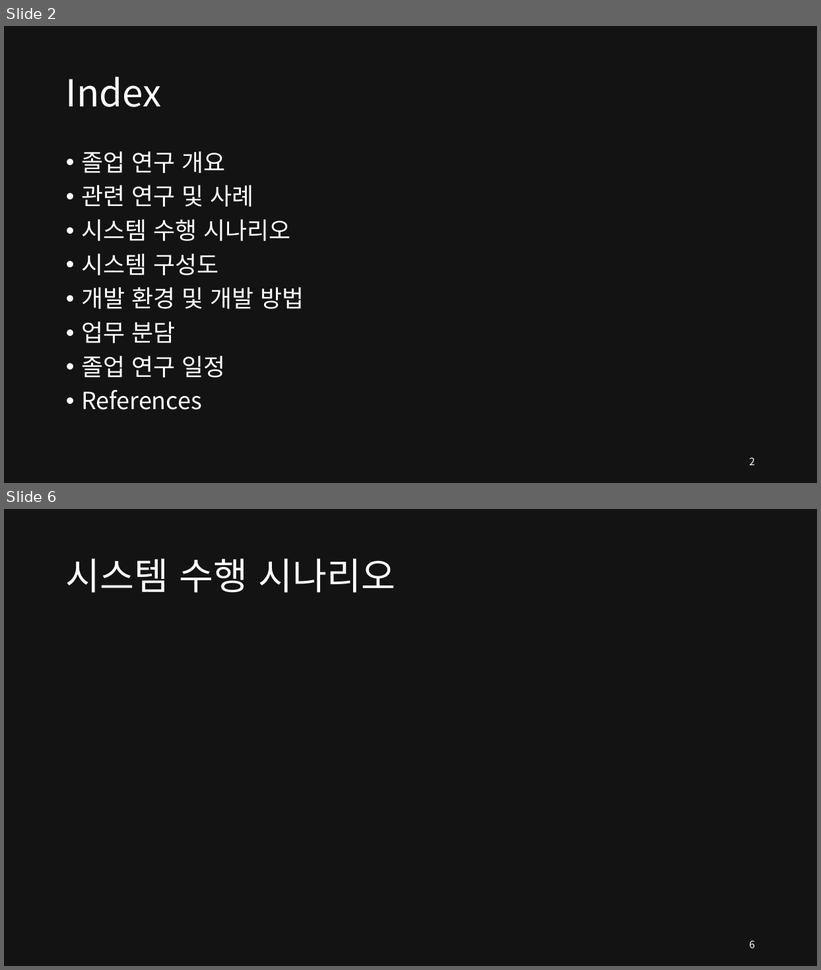
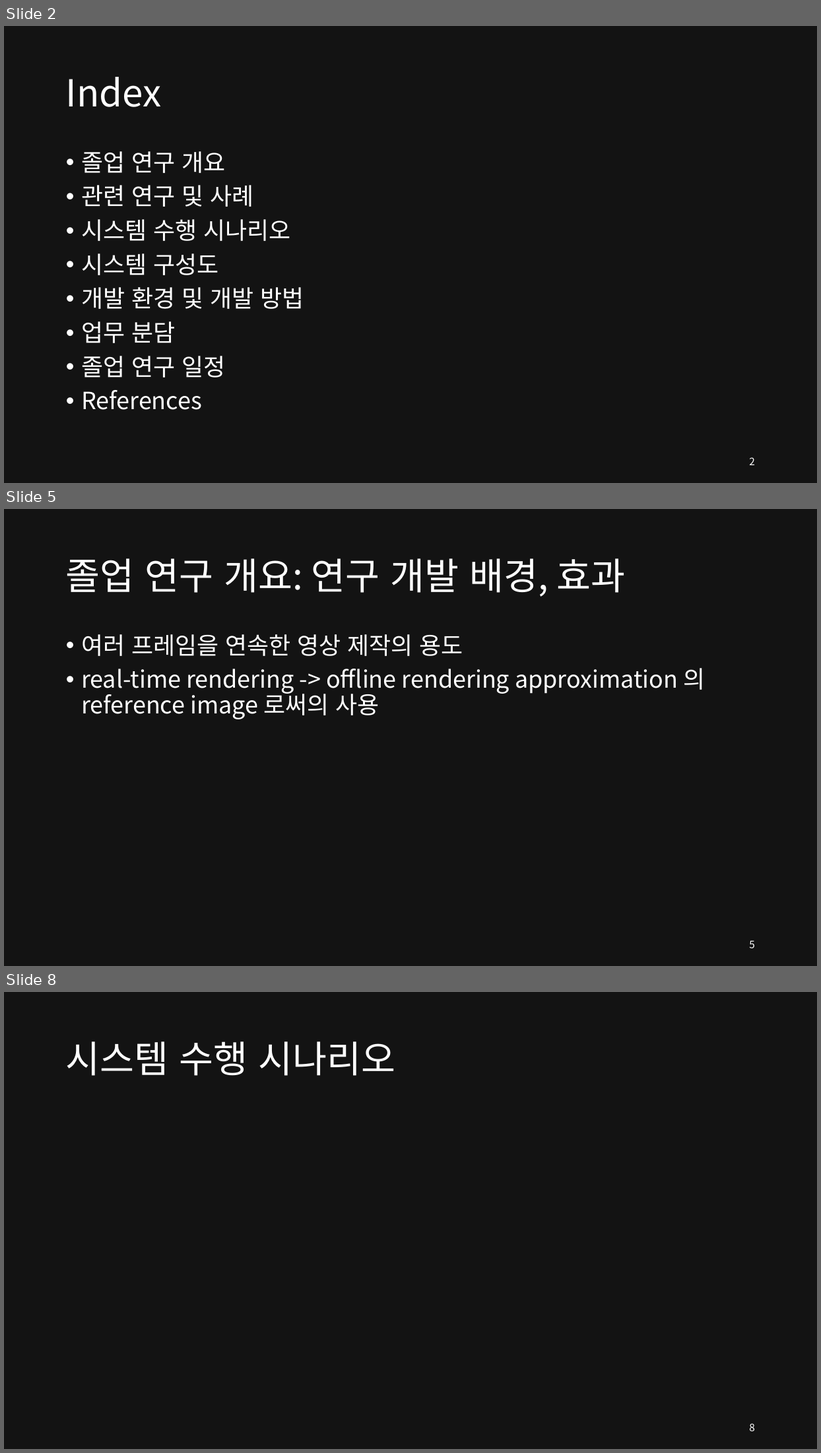
Before and after one commit to SEETHELGIHT/CapstonePlanning, a slide deck: doc/GPU-Accelerated_Ray_Tracing.pptx. Shown one above the other, each under a label of ours: slides 2 and 6 before the commit, slides 2, 5 and 8 after it; the slides between them are not shown. The pictures are 821x970 and 821x1453 pixels, drawn with LibreOffice and Linux fonts; fonts in the diff are those of the drawing. Boxes give left, top, right and bottom in pixels: in the first picture for what was removed or moved away, otherwise in the second. Text is boxed around its words. In the diff, an @@ line names an element or a change of style, - is before the commit and + after.

```diff
--- a/doc/GPU-Accelerated_Ray_Tracing.pptx
+++ b/doc/GPU-Accelerated_Ray_Tracing.pptx
@@ slide 5 added at bbox=[4, 509, 817, 966], background #131313 @@
@@ title added at bbox=[66, 559, 626, 597], 44 pt, text #FFFFFF @@
+졸업 연구 개요: 연구 개발 배경, 효과
@@ text added at bbox=[81, 634, 705, 720], 28 pt, text #FFFFFF @@
+• 여러 프레임을 연속한 영상 제작의 용도
+• real-time rendering -> offline rendering approximation 의 reference image 로써의 사용
@@ page number added at bbox=[749, 941, 755, 949], 12 pt, text #FFFFFF @@
+5
@@ what was slide 6 is now slide 8 @@
@@ page number at bbox=[749, 1424, 755, 1432]: text changed @@
-6
+8
```
Also in this commit, not shown: 9 slides changed, 6 other slides added.
